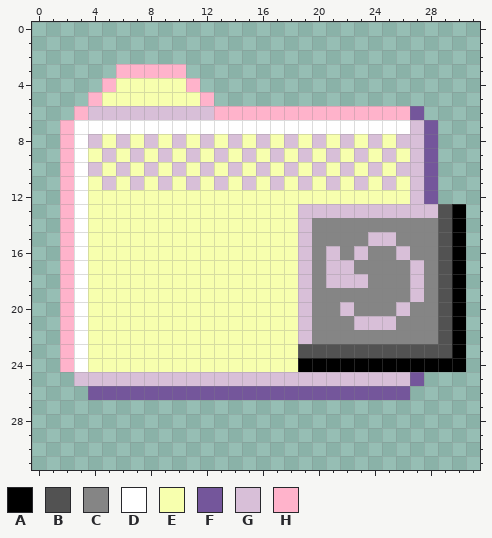
Pixel-art file: Assets/Textures/DiceFlder.aseprite. Above is the file before it was changed.
32x32 pixels, 1 frame.
Visible layers, top first: "Layer 3", "Layer 1".
Palette (. is transparent): A #000000  B #525252  C #858585  D #ffffff  E #f7ffae  F #74569b  G #d8bfd8  H #ffb3cb
Pixels before, first column x 2:
 3 ....HHHHH....................
 4 ...HEEEEEH...................
 5 ..HEEEEEEEH..................
 6 .HGGGGGGGGGHHHHHHHHHHHHHHF...
 7 HDDDDDDDDDDDDDDDDDDDDDDDDGF..
 8 HDGEGEGEGEGEGEGEGEGEGEGEGGF..
 9 HDEGEGEGEGEGEGEGEGEGEGEGEGF..
10 HDGEGEGEGEGEGEGEGEGEGEGEGGF..
11 HDEGEGEGEGEGEGEGEGEGEGEGEGF..
12 HDEEEEEEEEEEEEEEEEEEEEEEEGF..
13 HDEEEEEEEEEEEEEEEGGGGGGGGGGBA
14 HDEEEEEEEEEEEEEEEGCCCCCCCCCBA
15 HDEEEEEEEEEEEEEEEGCCCCGGCCCBA
16 HDEEEEEEEEEEEEEEEGCGCGCCGCCBA
17 HDEEEEEEEEEEEEEEEGCGGCCCCGCBA
18 HDEEEEEEEEEEEEEEEGCGGGCCCGCBA
19 HDEEEEEEEEEEEEEEEGCCCCCCCGCBA
20 HDEEEEEEEEEEEEEEEGCCGCCCGCCBA
21 HDEEEEEEEEEEEEEEEGCCCGGGCCCBA
22 HDEEEEEEEEEEEEEEEGCCCCCCCCCBA
23 HDEEEEEEEEEEEEEEEBBBBBBBBBBBA
24 HDEEEEEEEEEEEEEEEAAAAAAAAAAAA
25 .GGGGGGGGGGGGGGGGGGGGGGGGF...
26 ..FFFFFFFFFFFFFFFFFFFFFFF....
The result:
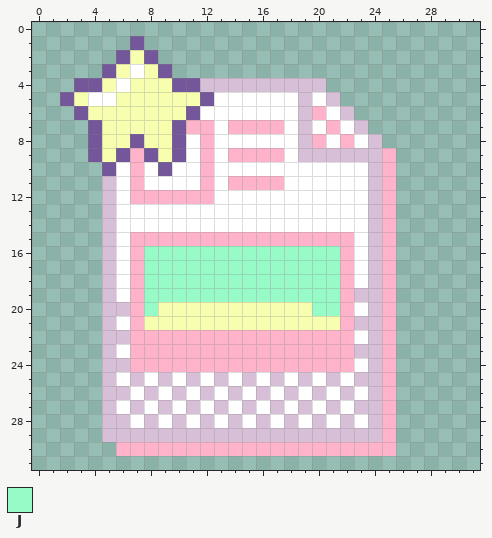
Colours new in this view: J #96fbc7
Diff:
layer "Layer 1" now hidden
layer "Layer 3" now hidden
layer "Layer 4" added
layer "Layer 5" added
Changed rows in their new state; - is an unchanged pixel.
first column x 2:
 1 -----F-----------------------
 2 ----FEF----------------------
 3 ---FEDEF.--------------------
 4 -FFED---FFGGGGGGGGG----------
 5 FEDD------FDDDDDDGDG---------
 6 -FEEEEEEEFDDDDDDDG-DG.....---
 7 ..FEEEEEFHH-HHHH-G-H-G.....--
 8 ..F-EFE-FDHDDDDDDGHDHD-....--
 9 ..FEFHFEFDHDHHHHD-G-G-GH...--
10 ...FDHDFDDHDDDDDDDDDDD-H...--
11 ...-DHDDDDHDHHHHDDDDDDGH...--
12 ...GDHHHHHHDDDDDDDDDDDGH...--
13 ...GDDDDDDDDDDDDDDDDDD-H.....
14 ...GDDDDDDDDDDDDDDDDDDGH.....
15 ...GDHHHHHHHHHHHHHHHHD-H.....
16 ...GDHJJJJJJJJJJJJJJHDGH.....
17 ...GDHJJJJJJJJJJJJJJHDGH.....
18 ...GDHJJJJJJJJJJJJJJHDGH.....
19 ...GDHJJJJJJJJJJJJJJHGGH.....
20 ...GGHJ----------EJJHDGH.....
21 ...GDH-----------EEEH--H.....
22 ...GGHHHHHHHHHHHHHHHHDGH.....
23 ...GDHHHHHHHHHHHHHHHHGGH.....
24 ...GGHHHHHHHHHHHHHHHHDGH.....
25 -..-D-D-D-D-D-D-D-D-D--H..---
26 --.GGDGDGDGDGDGDGDGDGDGH.----
27 ---GDGDGDGDGDGDGDGDGDGGH-----
28 ---GGDGDGDGDGDGDGDGDGDGH-----
29 ---GGGGGGGGGGGGGGGGGGGGH-----
30 ----HHHHHHHHHHHHHHHHHHHH-----
